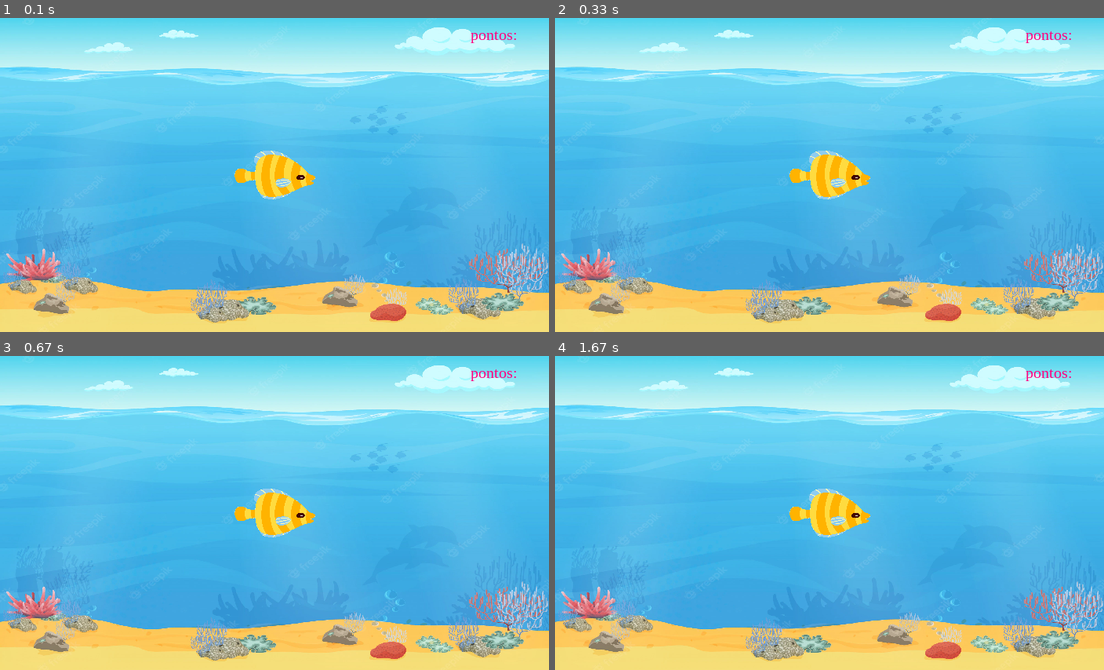
Above: before the commit, frames 1-4 (two rows, left to right).
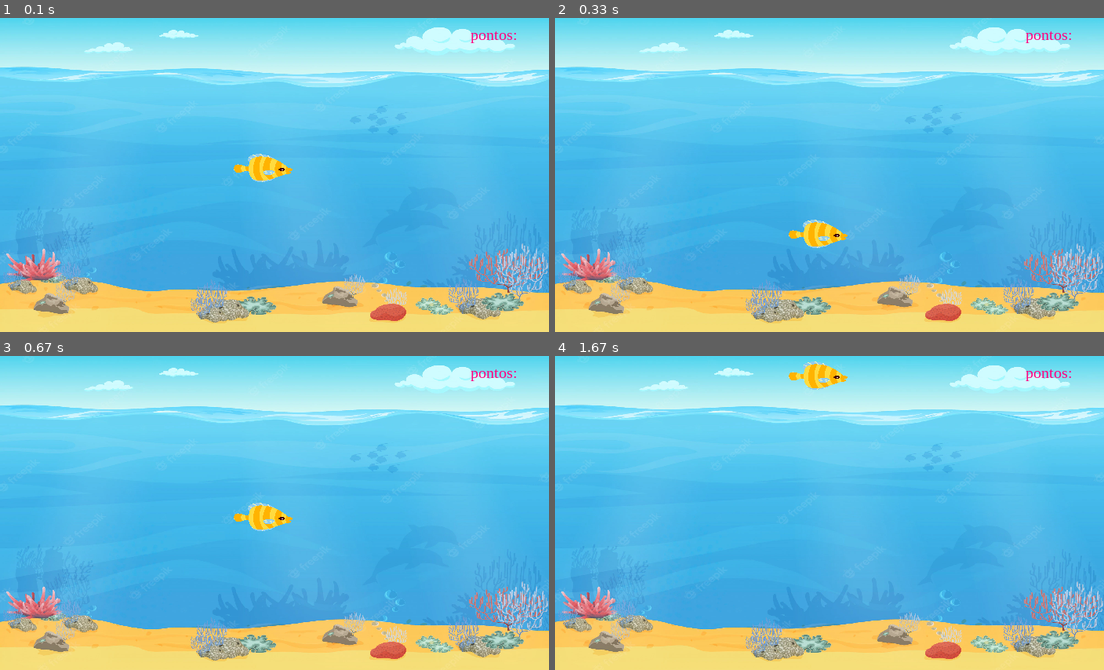
Above: after the commit, the same moments.

Repository: Luiza-Perazzoli/Pygame
Game: pygame game, started from game.py
Two runs of this game, one before a commit and one after it. Both use one fixed random seed, a clock stepped at 60 frames per second and the inputs below.
Inputs:
- Up to frame 1 (0.1 s): no input
- Up to frame 2 (0.33 s): no input
- Up to frame 3 (0.67 s): tap Space at 0.33 s
- Up to frame 4 (1.67 s): tap Space at 0.73, 1.03, 1.23, 1.57 s

The runs differ from the first frame. In frame 1, 1.2% of the frame differs, in the area x 42-58%, y 42-58%; in frame 2, 1.9%, in the area x 42-58%, y 42-74%; in frame 3, 1.2%; in frame 4, 1.8%.

Commit message:
fiz o peixe pular

Diff:
--- a/game.py
+++ b/game.py
@@ -9,7 +9,8 @@
 HEIGHT = 400
 
 pygame.init()
-
+clock = pygame.time.Clock()
+FPS = 30
 
 window = pygame.display.set_mode((WIDTH, HEIGHT))
 pygame.display.set_caption('flappy fish')
@@ -24,16 +25,19 @@
 
 peixes=peixe(0,0,WIDTH,HEIGHT)
 while game:
-    pressed_keys = pygame.key.get_pressed()
+    clock.tick(FPS)
+    peixes.update()
     for event in pygame.event.get():
+        if event.type == pygame.KEYDOWN:
+            if event.key == pygame.K_SPACE:
+                peixes.pulo()
         if event.type == pygame.QUIT:
             game = False
 
-    peixes.pulo()
     window.fill((173, 216, 230))
     window.blit(image, (0, 0))
     window.blit(pontuacao, (600, 10))
-    window.blit(peixes.image,(peixes.coord_x-110/2,peixes.coord_y-70/2))
+    window.blit(peixes.image,(peixes.rect.x-110/2,peixes.rect.y-70/2))
 
     pygame.display.update()
 
--- a/sala.py
+++ b/sala.py
@@ -11,23 +11,24 @@
 class peixe(pygame.sprite.Sprite):
     def __init__(self,vel_x,vel_y,WIDTH,HEIGHT):
         pygame.sprite.Sprite.__init__(self)
-        self.vel_x=vel_x
-        self.vel_y=vel_y
-        self.coord_x=WIDTH/2
-        self.coord_y=HEIGHT/2
-        self.pulando = False
-        self.cont = 10
+
         self.image = pygame.image.load(imagem_peixe).convert_alpha()
-        self.image = pygame.transform.scale(self.image, (110, 70))
+        self.image = pygame.transform.scale(self.image, (80, 40))
+        self.rect = self.image.get_rect()
+        self.rect.x = WIDTH/2
+        self.rect.y = HEIGHT/2
+        self.speedx = 0
+        self.speedy = 0
+        self.count = 2
+
+    def update(self):
+        self.speedy += self.count
+        self.rect.y += self.speedy
+
+        if self.rect.bottom > HEIGHT:
+            self.rect.bottom = HEIGHT
+        if self.rect.y < 40:
+            self.rect.y = 40
 
     def pulo(self):
-        if self.pulando:
-            if self.cont >= -10:
-                neg = 1
-                if self.cont < 0:
-                    neg = -1
-                self.coord_y -= self.cont**2 * 0.1 * neg
-                self.cont -= 1
-            else:
-                self.pulando = False
-                self.cont = 10
+        self.speedy = -20
Binary file added: imagem/fundo do mar2.webp
